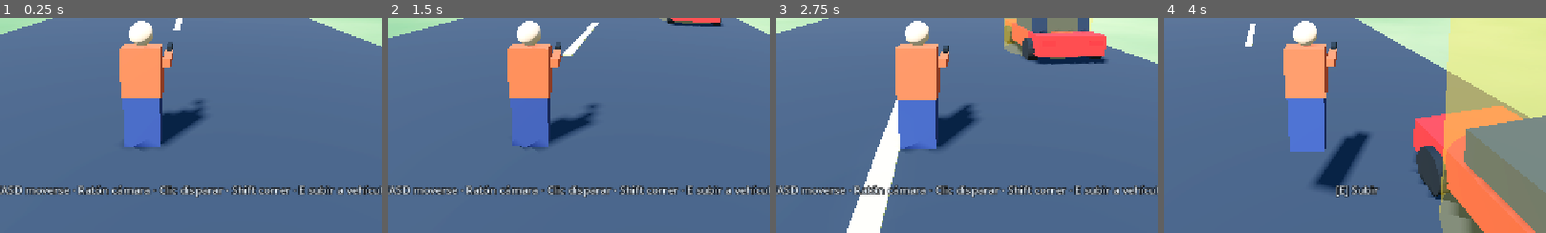
Above: before the commit, frames 1-4 (left to right).
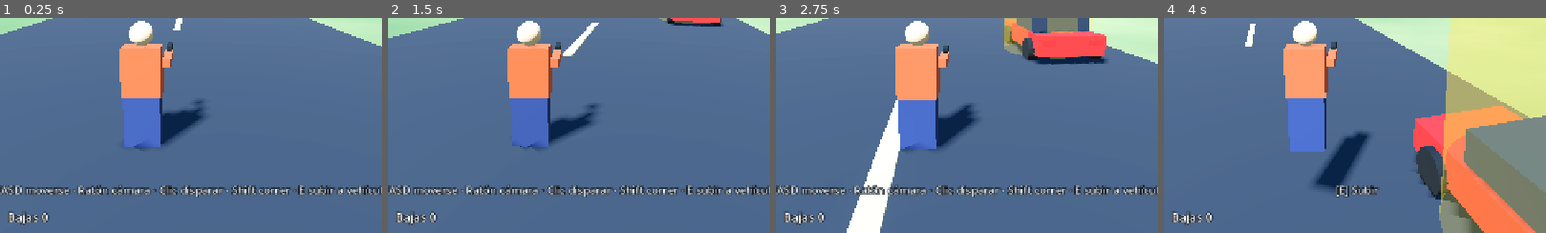
Above: after the commit, the same moments.

Repository: canalenguillem/operacion-halcon
Game: Godot game, scene res://main.tscn
Same seed, same stepped clock (60 frames per second), same inputs: the game is played once before the commit and once after it.
Inputs (mouse positions are % of the whole screen's width and height, from its top left):
- Up to frame 1 (0.25 s): no input
- Up to frame 2 (1.5 s): tap Enter at 0.5 s; move the mouse to (55, 50) at 0.52 s; press the mouse at (55, 50) at 0.53 s; hold W (forward) from 0.53 s (still down); tap Space (jump) at 0.77 s; move the mouse to (45, 50) at 1.27 s; release the mouse at (45, 50) at 1.28 s; tap F (flare) at 1.35 s
- Up to frame 3 (2.75 s): keep holding W (forward); tap Space (jump) at 1.52 s; click (45, 50) at 1.55 s; move the mouse to (52, 48) at 2.02 s; hold E (interact) from 2.03 s (still down); click (52, 48) at 2.3 s
- Up to frame 4 (4 s): keep holding W (forward); move the mouse to (49, 52) at 2.77 s; release E (interact) at 2.78 s; click (49, 52) at 2.85 s; tap Space (jump) at 3.02, 3.77 s; move the mouse to (57, 51) at 3.52 s; hold Shift (sprint) from 3.53 s (still down); click (57, 51) at 3.8 s
The pictures show only the part of the screen within x 25-75%, y 49-99%; the shares and areas given below are measured in that part.

The runs differ from the first frame. In frame 1, 0.4% of the frame differs, in the area x 2-13%, y 89-97%; in frame 2, 0.4%; in frame 3, 0.4%; in frame 4, 0.4%.

Commit message:
Pistola: ayuda de puntería, marca de impacto y contador de bajas
El humano disparaba y no abatía a nadie. El disparo funcionaba con
puntería perfecta, pero el soldado es un blanco muy fino y no había
ninguna señal de impacto. Validados por el humano el despegue, el vuelo
y la llegada al aeródromo.

Co-Authored-By: Claude Fable 5.2 <noreply@anthropic.com>

Diff:
--- a/scripts/hud.gd
+++ b/scripts/hud.gd
@@ -119,7 +119,7 @@
 	var v = main.vehicle
 	var hp: int = ceili(main.player.health)
 	if v == null:
-		info.text = "Salud %d" % hp
+		info.text = "Salud %d    Bajas %d" % [hp, main.kills]
 	elif v.is_jet:
 		info.text = "Caza %d%%    %d km/h    Alt %d m    Potencia %d%%    Bengalas %d" % [ceili(v.hp), int(v.speed * 3.6), int(v.altitude()), int(v.throttle * 100.0), v.flares]
 	else:
@@ -171,6 +171,10 @@
 		var c := s / 2.0
 		for d in [Vector2(1, 0), Vector2(-1, 0), Vector2(0, 1), Vector2(0, -1)]:
 			draw_line(c + d * 5.0, c + d * 12.0, Color(1, 1, 1, 0.85), 2.0)
+		if main.hit_t > 0.0:  # marca de impacto: aspa blanca, roja si lo has abatido
+			var hc := Color(1, 0.2, 0.15) if main.hit_kill else Color.WHITE
+			for d in [Vector2(1, 1), Vector2(-1, 1), Vector2(1, -1), Vector2(-1, -1)]:
+				draw_line(c + d * 6.0, c + d * 15.0, hc, 3.0)
 	# health bar above the minimap
 	var hpf: float = main.player.health / 100.0
 	draw_rect(Rect2(16, s.y - 214, 180, 10), Color(0, 0, 0, 0.6))
--- a/scripts/main.gd
+++ b/scripts/main.gd
@@ -20,6 +20,8 @@
 var stage := GET_CAR
 var wanted := 0
 var kills := 0
+var hit_t := 0.0  # segundos que queda visible la marca de impacto
+var hit_kill := false
 var base_alert := false
 var game_over := false
 var elapsed := 0.0
@@ -238,6 +240,7 @@
 
 func _physics_process(dt: float) -> void:
 	elapsed += dt
+	hit_t -= dt
 	if vehicle:
 		player.global_position = vehicle.global_position
 	if not game_over:
@@ -358,17 +361,41 @@
 # ---------------------------------------------------------------- combat / effects
 
 func player_shoot() -> void:
+	var space := get_world_3d().direct_space_state
 	var fwd := -cam.global_transform.basis.z
-	var from := cam.global_position + fwd * (player.data.cam_offset.z + 0.3)
+	var reach: float = player.data.cam_offset.z + 0.3  # el rayo sale por delante del jugador
+	var from := cam.global_position + fwd * reach
 	var to := from + fwd * player.data.fire_range
 	var q := PhysicsRayQueryParameters3D.create(from, to)
 	q.exclude = [player.get_rid()]
-	var hit := get_world_3d().direct_space_state.intersect_ray(q)
+	var hit := space.intersect_ray(q)
+
+	# Ayuda de puntería: si no has dado a un soldado pero hay uno casi en la mira y a la vista, le das.
+	if hit.is_empty() or not hit.collider.is_in_group("soldiers"):
+		var alive: Array = []
+		var chests: Array[Vector3] = []
+		for s in get_tree().get_nodes_in_group("soldiers"):
+			if not s.dead:
+				alive.append(s)
+				chests.append(s.global_position + Vector3(0, 1.1, 0))
+		var i: int = PlayerLogic.aim_assist(cam.global_position, fwd, chests, player.data.aim_assist_degrees, reach, player.data.fire_range)
+		if i >= 0:
+			var q2 := PhysicsRayQueryParameters3D.create(from, chests[i])
+			q2.exclude = [player.get_rid()]
+			var hit2 := space.intersect_ray(q2)
+			if not hit2.is_empty() and hit2.collider == alive[i]:
+				hit = hit2
+
 	var end := to
 	if not hit.is_empty():
 		end = hit.position
-		if hit.collider.has_method("hurt"):
-			hit.collider.hurt(player.data.damage)
+		var target = hit.collider
+		if target.has_method("hurt"):
+			target.hurt(player.data.damage)
+			if target.is_in_group("soldiers"):
+				hit_t = 0.18
+				hit_kill = target.dead
+				explosion(end, 0.35)
 	tracer(player.global_position + Vector3(0, 1.35, 0), end, Color(1, 0.9, 0.4))
 	for s in get_tree().get_nodes_in_group("soldiers"):
 		if not s.dead and not s.alert and s.global_position.distance_to(player.global_position) < player.data.noise_radius:
--- a/scripts/player_data.gd
+++ b/scripts/player_data.gd
@@ -24,6 +24,8 @@
 @export var fire_range: float = 250.0
 ## Radio en el que los soldados oyen un disparo.
 @export var noise_radius: float = 120.0
+## Grados alrededor de la mira en los que el disparo se corrige hacia un soldado (0 = sin ayuda).
+@export var aim_assist_degrees: float = 3.0
 
 @export_group("Cámara")
 ## Radianes por píxel de ratón.
--- a/scripts/player_logic.gd
+++ b/scripts/player_logic.gd
@@ -31,3 +31,20 @@
 	var new_yaw: float = yaw - relative.x * data.mouse_sensitivity
 	var new_pitch: float = clampf(pitch - relative.y * data.mouse_sensitivity, data.pitch_min, data.pitch_max)
 	return Vector2(new_yaw, new_pitch)
+
+
+## Ayuda de puntería: índice del objetivo más cercano a la línea de tiro (el que forma menos ángulo
+## con `dir` desde `origin`), o -1 si ninguno está a menos de `max_degrees` y entre `min_dist` y `max_dist`.
+static func aim_assist(origin: Vector3, dir: Vector3, targets: Array[Vector3], max_degrees: float, min_dist: float, max_dist: float) -> int:
+	var best: int = -1
+	var best_angle: float = deg_to_rad(max_degrees)
+	for i: int in targets.size():
+		var to: Vector3 = targets[i] - origin
+		var dist: float = to.length()
+		if dist < min_dist or dist > max_dist:
+			continue
+		var angle: float = dir.angle_to(to)
+		if angle <= best_angle:
+			best_angle = angle
+			best = i
+	return best
--- a/tests/test_player_logic.gd
+++ b/tests/test_player_logic.gd
@@ -59,3 +59,28 @@
 func test_el_cabeceo_de_la_camara_tiene_tope() -> void:
 	assert_almost_eq(PlayerLogic.orbit(0.0, 0.0, Vector2(0, 100000), data).y, data.pitch_min, 0.0001)
 	assert_almost_eq(PlayerLogic.orbit(0.0, 0.0, Vector2(0, -100000), data).y, data.pitch_max, 0.0001)
+
+
+func test_la_ayuda_elige_al_objetivo_casi_en_la_mira() -> void:
+	var targets: Array[Vector3] = [Vector3(20, 0, -30), Vector3(1, 0, -30), Vector3(-10, 0, -30)]
+	assert_eq(PlayerLogic.aim_assist(Vector3.ZERO, Vector3.FORWARD, targets, 3.0, 1.0, 250.0), 1)
+
+
+func test_la_ayuda_no_corrige_si_apuntas_lejos() -> void:
+	var targets: Array[Vector3] = [Vector3(10, 0, -30)]
+	assert_eq(PlayerLogic.aim_assist(Vector3.ZERO, Vector3.FORWARD, targets, 3.0, 1.0, 250.0), -1)
+
+
+func test_la_ayuda_elige_el_de_menor_angulo() -> void:
+	var targets: Array[Vector3] = [Vector3(1.2, 0, -30), Vector3(0.3, 0, -30)]
+	assert_eq(PlayerLogic.aim_assist(Vector3.ZERO, Vector3.FORWARD, targets, 3.0, 1.0, 250.0), 1)
+
+
+func test_la_ayuda_respeta_el_alcance() -> void:
+	var targets: Array[Vector3] = [Vector3(0, 0, -300), Vector3(0, 0, -0.5), Vector3(0, 0, 30)]
+	assert_eq(PlayerLogic.aim_assist(Vector3.ZERO, Vector3.FORWARD, targets, 3.0, 1.0, 250.0), -1)
+
+
+func test_sin_grados_no_hay_ayuda_salvo_tiro_perfecto() -> void:
+	var targets: Array[Vector3] = [Vector3(0.5, 0, -30)]
+	assert_eq(PlayerLogic.aim_assist(Vector3.ZERO, Vector3.FORWARD, targets, 0.0, 1.0, 250.0), -1)
Not shown, changed: docs/GDD.md
Not shown, changed: docs/ROADMAP.md
